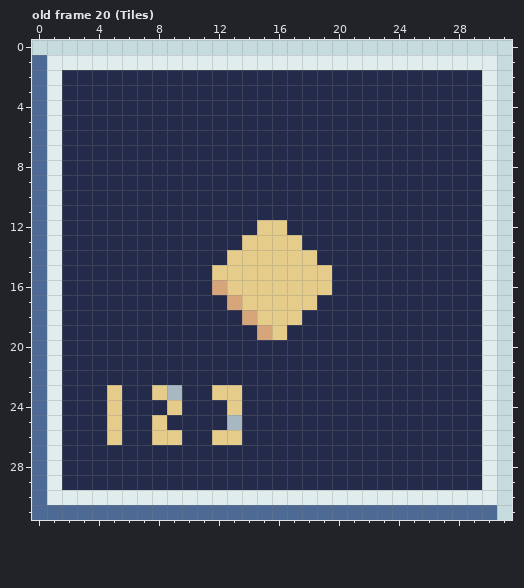
Pixel-art file: public/assets/graphics/editor-tiles.ase. The picture above was drawn from the file before the commit.
32x32 pixels, 34 frames. Colours within 5 levels of each other are drawn and written as one. Shown: old frame 20 (Tiles).
After the commit:
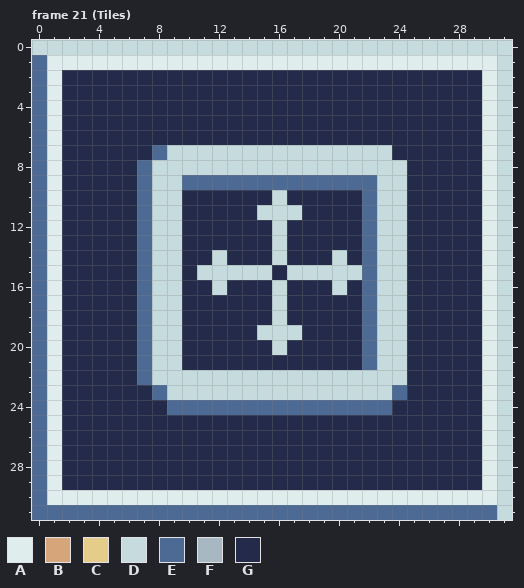
Palette (. is transparent): A #dfeded  B #d6a57a  C #e6cc8a  D #c6dbde  E #4d6a94  F #a7b8c2  G #242b4a
A new or re-ordered frame is compared with the old frame closest to it.
Change:
frames 34 -> 35
Frame 21 (Tiles) is new; against old frame 20 (Tiles), layer "Layer 1":
The edit turns colour B into colour D in row 16 at x 12; in row 19 at x 15.
The edit turns colour C into colour D in rows 12 to 14 at x 16; in row 15 at x 12 to 15 and 17 to 19; in rows 16 to 19 at x 16; in row 23 at x 12 to 13.
The edit turns colour F into colour D in row 23 at x 9.
The edit turns colour G into colour D in row 7 at x 9 to 23; in row 8 at x 8 to 24; in row 9 at x 8 to 9 and 23 to 24; in row 10 at x 8 to 9, 16 and 23 to 24; in row 11 at x 8 to 9, 15 to 17 and 23 to 24; in rows 12 to 13 at x 8 to 9 and 23 to 24.
The edit turns colour G into colour D in row 14 at x 8 to 9, 12, 20 and 23 to 24; in row 15 at x 8 to 9, 11, 20 to 21 and 23 to 24; in row 16 at x 8 to 9, 20 and 23 to 24; in rows 17 to 18 at x 8 to 9 and 23 to 24; in row 19 at x 8 to 9, 17 and 23 to 24; in row 20 at x 8 to 9, 16 and 23 to 24.
The edit turns colour G into colour D in row 21 at x 8 to 9 and 23 to 24; in row 22 at x 8 to 24; in row 23 at x 10 to 11 and 14 to 23.
The edit turns colour C into colour E in row 23 at x 8; in row 24 at x 9 and 13.
The edit turns colour G into colour E in row 7 at x 8; in row 8 at x 7; in row 9 at x 7 and 10 to 22; in rows 10 to 21 at x 7 and 22; in row 22 at x 7; in row 23 at x 24.
The edit turns colour G into colour E in row 24 at x 10 to 12 and 14 to 23.
The edit turns colour B into colour G in row 17 at x 13; in row 18 at x 14.
The edit turns colour C into colour G in row 12 at x 15; in row 13 at x 14 to 15 and 17; in row 14 at x 13 to 15 and 17 to 18; in row 15 at x 16; in row 16 at x 13 to 15 and 17 to 19; in row 17 at x 14 to 15 and 17 to 18.
The edit turns colour C into colour G in row 18 at x 15 and 17; in rows 23 to 24 at x 5; in row 25 at x 5 and 8; in row 26 at x 5, 8 to 9 and 12 to 13.
The edit turns colour F into colour G in row 25 at x 13.
Changed places in both pictures, as pixel boxes (x1, y1, x2, y2):
changed: (107, 145, 407, 445)
